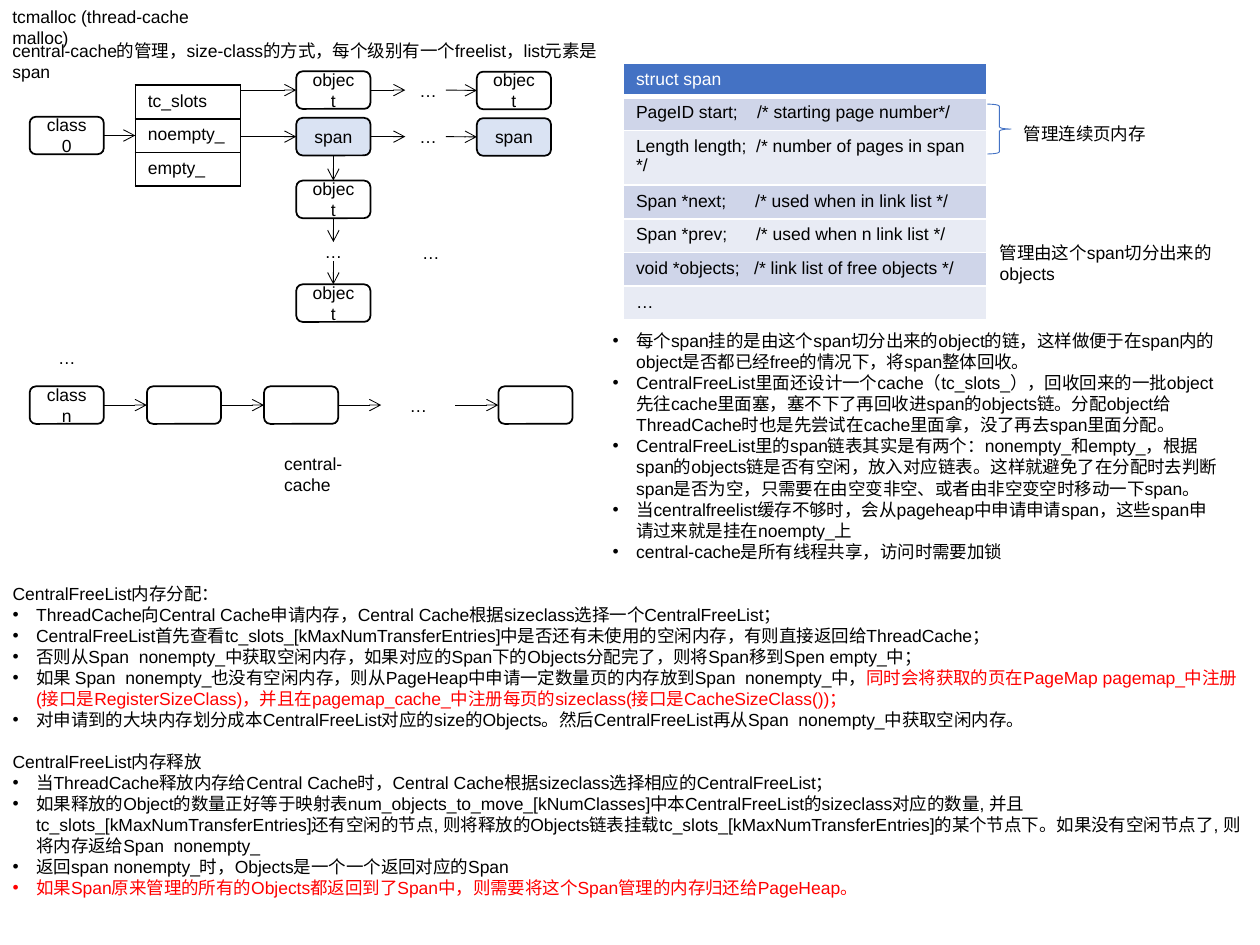
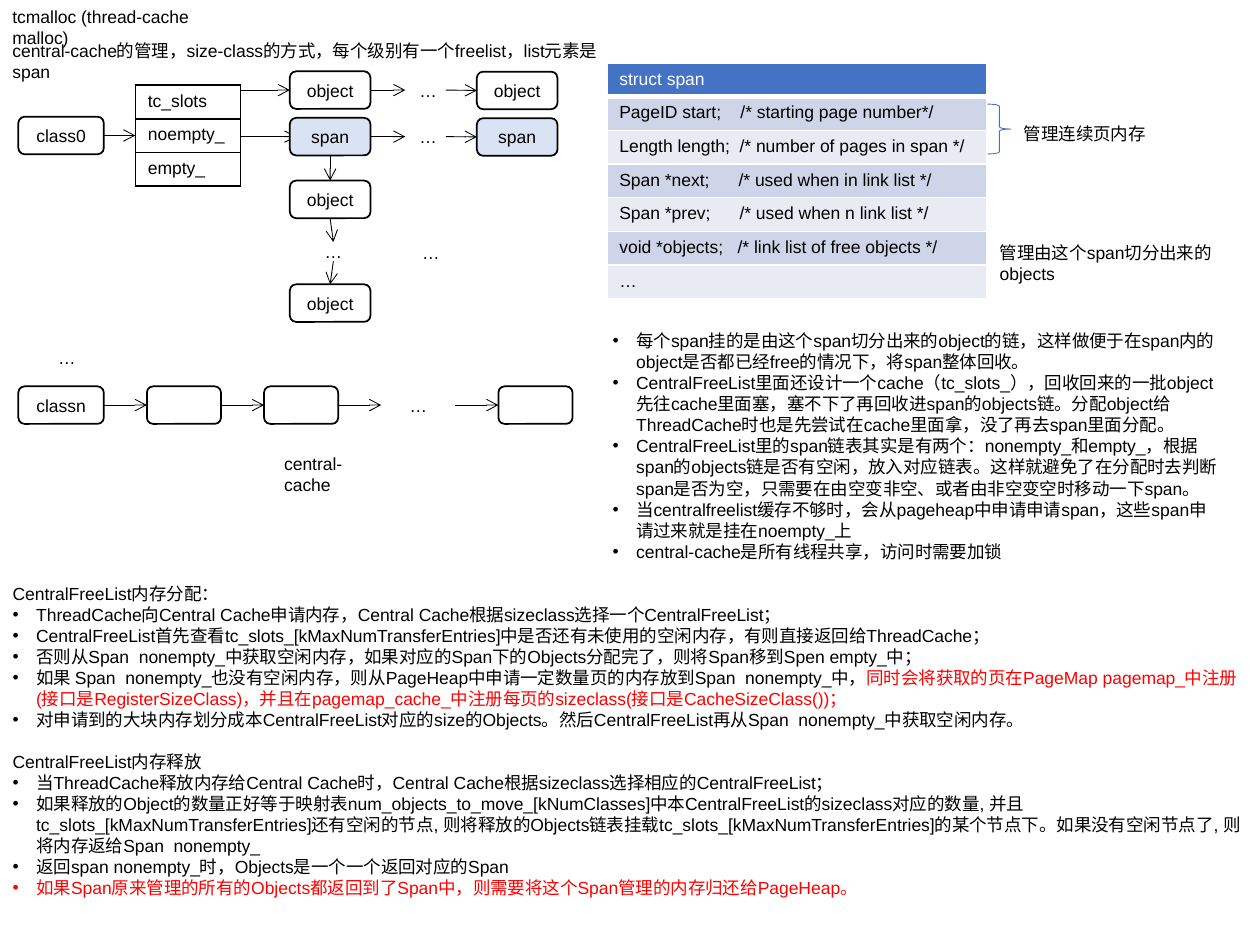
Before and after one commit to movetobe/xxx, a slide deck: slide 33 of xxx.pptx. Drawn at 1260x945 pixels with LibreOffice and Linux fonts; fonts in the diff are those of the drawing. Boxes give left, top, right and bottom in pixels: in the first picture for what was removed or moved away, otherwise in the second. Text is boxed around its words. In the diff, an @@ line names an element or a change of style, - is before the commit and + after.

```diff
--- a/xxx.pptx
+++ b/xxx.pptx
@@ rounded rectangle "object": place and size @@
-rounded rectangle "object" at (296, 72, 370, 110)
+rounded rectangle "object" at (290, 72, 370, 110)
@@ rounded rectangle "object": place and size @@
-rounded rectangle "object" at (476, 72, 551, 110)
+rounded rectangle "object" at (476, 72, 557, 110)
@@ table: place and size @@
-table at (624, 63, 988, 299)
+table at (607, 63, 988, 299)
@@ rounded rectangle "class0": place and size @@
-rounded rectangle "class0" at (30, 117, 105, 155)
+rounded rectangle "class0" at (19, 117, 105, 155)
@@ arrow moved from (241, 91) - (296, 91) to (241, 91) - (290, 91) @@
@@ rounded rectangle "span": place and size @@
-rounded rectangle "span" at (296, 118, 370, 156)
+rounded rectangle "span" at (290, 118, 370, 156)
@@ rounded rectangle "span": place and size @@
-rounded rectangle "span" at (476, 118, 551, 156)
+rounded rectangle "span" at (476, 118, 557, 156)
@@ arrow moved from (334, 155) - (334, 180) to (330, 155) - (330, 180) @@
@@ rounded rectangle "object": place and size @@
-rounded rectangle "object" at (296, 180, 370, 218)
+rounded rectangle "object" at (290, 180, 370, 218)
@@ arrow moved from (334, 218) - (334, 242) to (330, 218) - (334, 242) @@
@@ arrow moved from (334, 261) - (334, 285) to (334, 261) - (330, 285) @@
@@ rounded rectangle "object": place and size @@
-rounded rectangle "object" at (296, 285, 370, 323)
+rounded rectangle "object" at (290, 285, 370, 323)
@@ rounded rectangle "classn": place and size @@
-rounded rectangle "classn" at (30, 387, 105, 425)
+rounded rectangle "classn" at (19, 387, 105, 425)
```
Also in this commit, not shown: 6 other slides changed, 10 other files.
